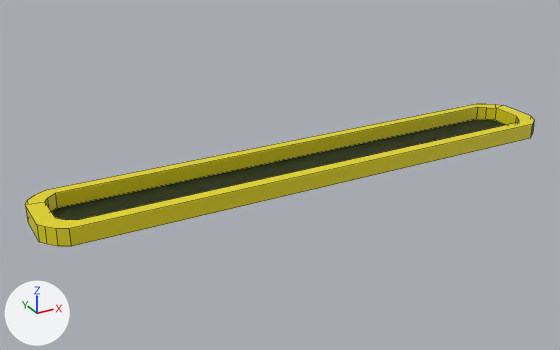
Before and after pictures for a commit that changed the Blender file Assets/City Environment/Road Infrastructure/servicelane.blend.
The view is the same before and after, from a camera (50 mm lens) standing at (-17.6, -28.9, 13.8) and looking at (-1.4, 0.5, -1.0). The lights are fixed; the arrows at lower left show +X, +Y and +Z. Mesh edges are drawn as thin lines.
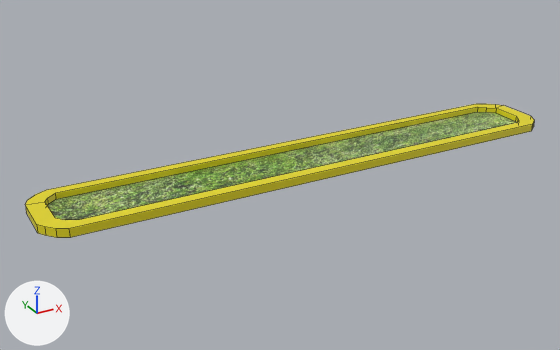
Location of each change, (x1, y1, x2, y2) in pixels of the pictures (560 x 350 px):
```json
{"object": "Plane", "change": "reshaped", "before": [25, 104, 534, 246], "after": [25, 104, 534, 238]}
{"part": 1, "of": "me_plane_003", "change": "deleted", "before": [51, 119, 506, 220], "on screen": "green"}
{"part": 2, "of": "me_plane_003", "change": "built on", "before": [25, 107, 534, 246], "after": [25, 107, 534, 238]}
```

Edits to the scene script, one JSON object a line:
```json
{"block": "me_plane_003", "where": "# used by ob_plane; location = (0.0, 0.0, 0.0); rotation_euler = (0.0, 3.142, 0.0), in degrees (0, 180, 0); scale = (-6.77, 1.0, 1.0)"}
{"op": "remove", "block": "me_plane_003", "code": "me_plane_003.from_pydata(...)  # 106 vertices, 35 faces; spans x -1.92..1.92, y -1.98..2.03, z 0.0..0.77"}
{"op": "add", "block": "me_plane_003", "code": "me_plane_003.from_pydata(...)  # 58 vertices, 33 faces; spans x -1.92..1.92, y -1.98..2.03, z 0.0..0.38"}
{"block": "me_plane_003", "change": "me_plane_003 part 1: the loose piece of 16 vertices spanning x -1.92..1.92, y -1.98..2.03, z 0.77 is deleted"}
{"block": "me_plane_003", "change": "me_plane_003 part 2"}
{"block": "me_plane_003", "change": "16 vertices in x -1.92..1.92, y -1.98..2.03, z 0.77 move by (0.0, 0.0, -0.39)"}
{"block": "me_plane_003", "change": "13 vertices in x -1.81..1.82, y -1.41..1.52, z 0.68 move by (0.0, 0.0, -0.41)"}
{"block": "me_plane_003", "change": "1 new face joins them, mat_material_004 (picture img_grass_jpg)"}
```
